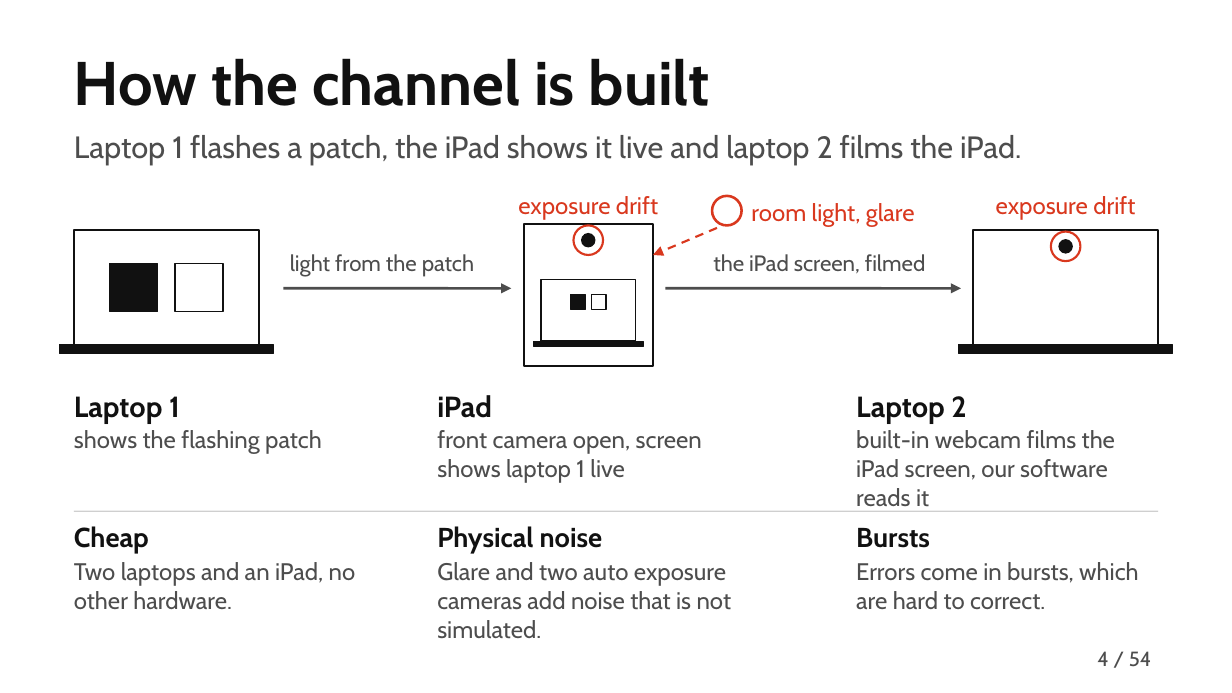
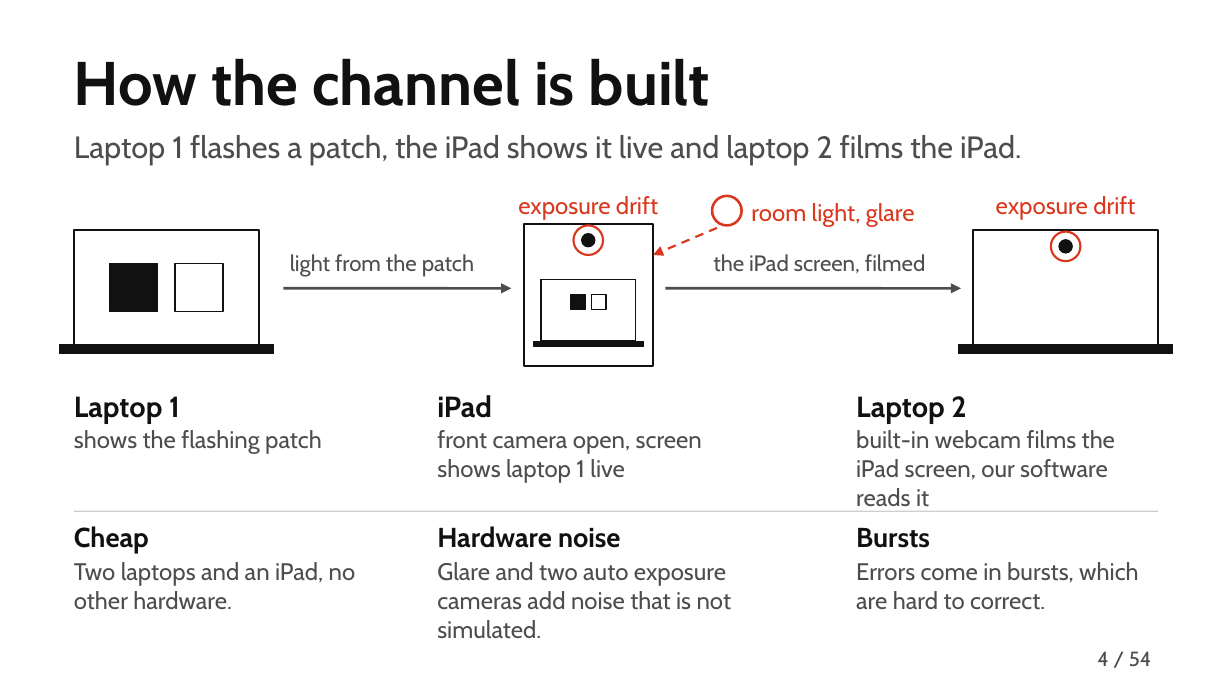
Before and after one commit to MuhammadMaazA/SamplingCW, a slide deck: slide 4 of presentation/gridlink-presentation.pptx. Drawn at 1232x693 pixels with LibreOffice and Linux fonts; fonts in the diff are those of the drawing. Boxes give left, top, right and bottom in pixels: in the first picture for what was removed or moved away, otherwise in the second. Text is boxed around its words. In the diff, an @@ line names an element or a change of style, - is before the commit and + after.

Commit message:
replace the deck appendix with slides on how we built and ran it and tidy the wording and figures

```diff
--- a/presentation/gridlink-presentation.pptx
+++ b/presentation/gridlink-presentation.pptx
@@ text at (x1=437, y1=526, x2=621, y2=548): text changed @@
-Physical noise
+Hardware noise
```
Also in this commit, not shown: 16 other slides changed, 8 slides added, 8 slides removed, 19 other files.
